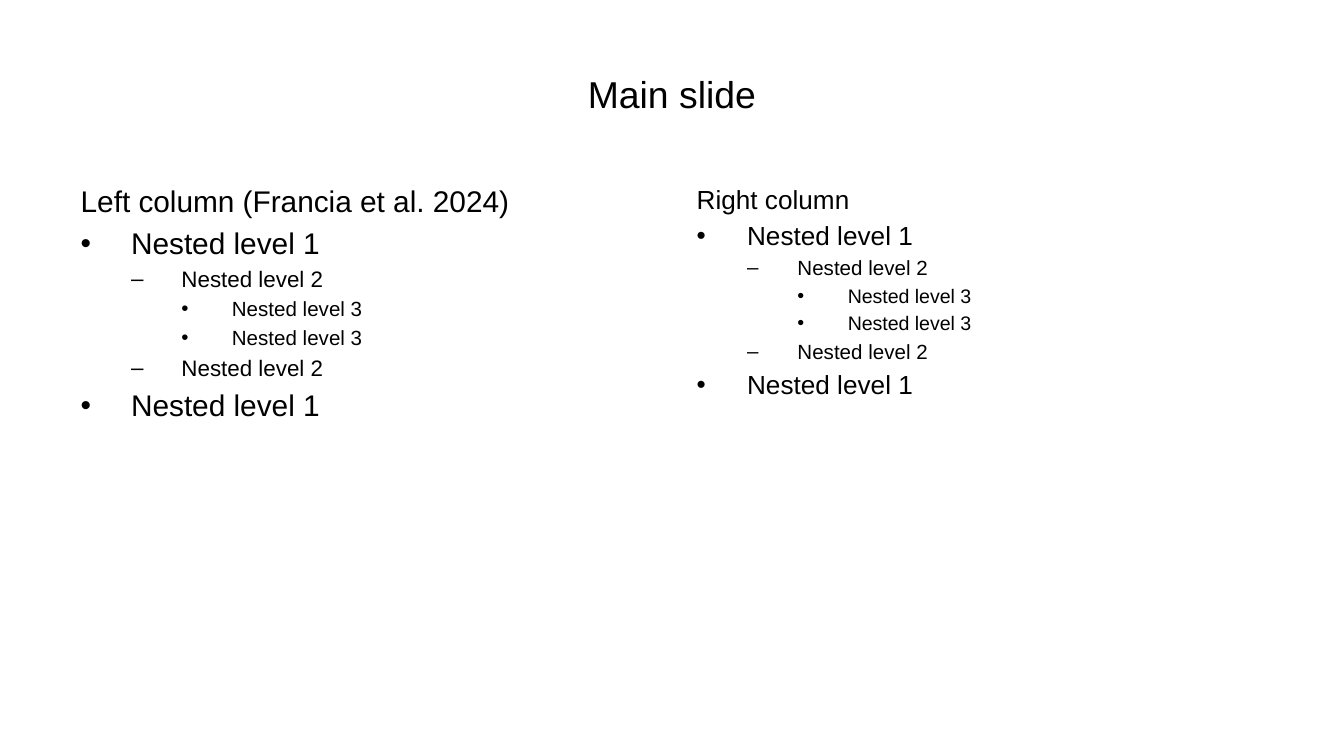
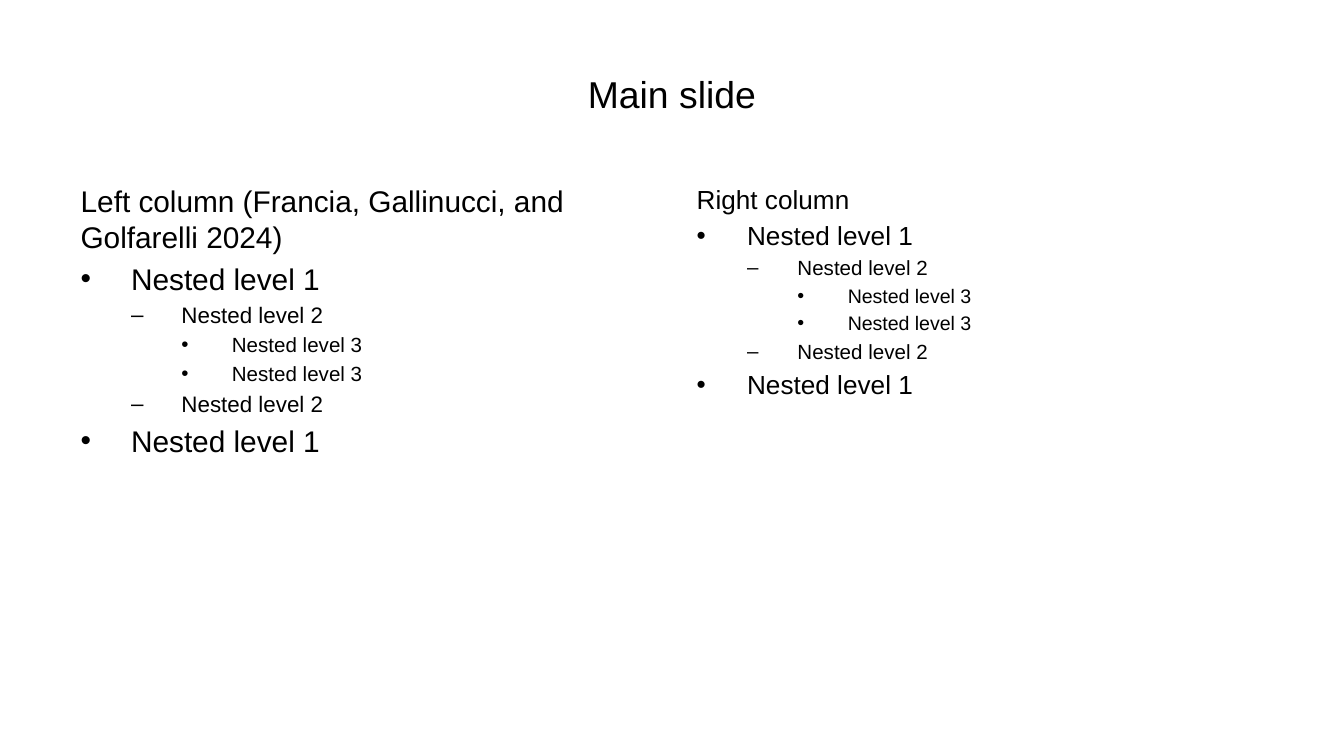
Before and after one commit to w4bo/slides-markdown, a slide deck: slide 2 of prova.pptx. Drawn at 1344x756 pixels with LibreOffice and Linux fonts; fonts in the diff are those of the drawing. Boxes give left, top, right and bottom in pixels: in the first picture for what was removed or moved away, otherwise in the second. Text is boxed around its words. In the diff, an @@ line names an element or a change of style, - is before the commit and + after.

```diff
--- a/prova.pptx
+++ b/prova.pptx
@@ text at (81,190,564,254): text changed @@
-Left column (Francia et al. 2024)
+Left column (Francia, Gallinucci, and Golfarelli 2024)
```
Also in this commit, not shown: 1 other slide changed, 1 slide added, 52 other files.
